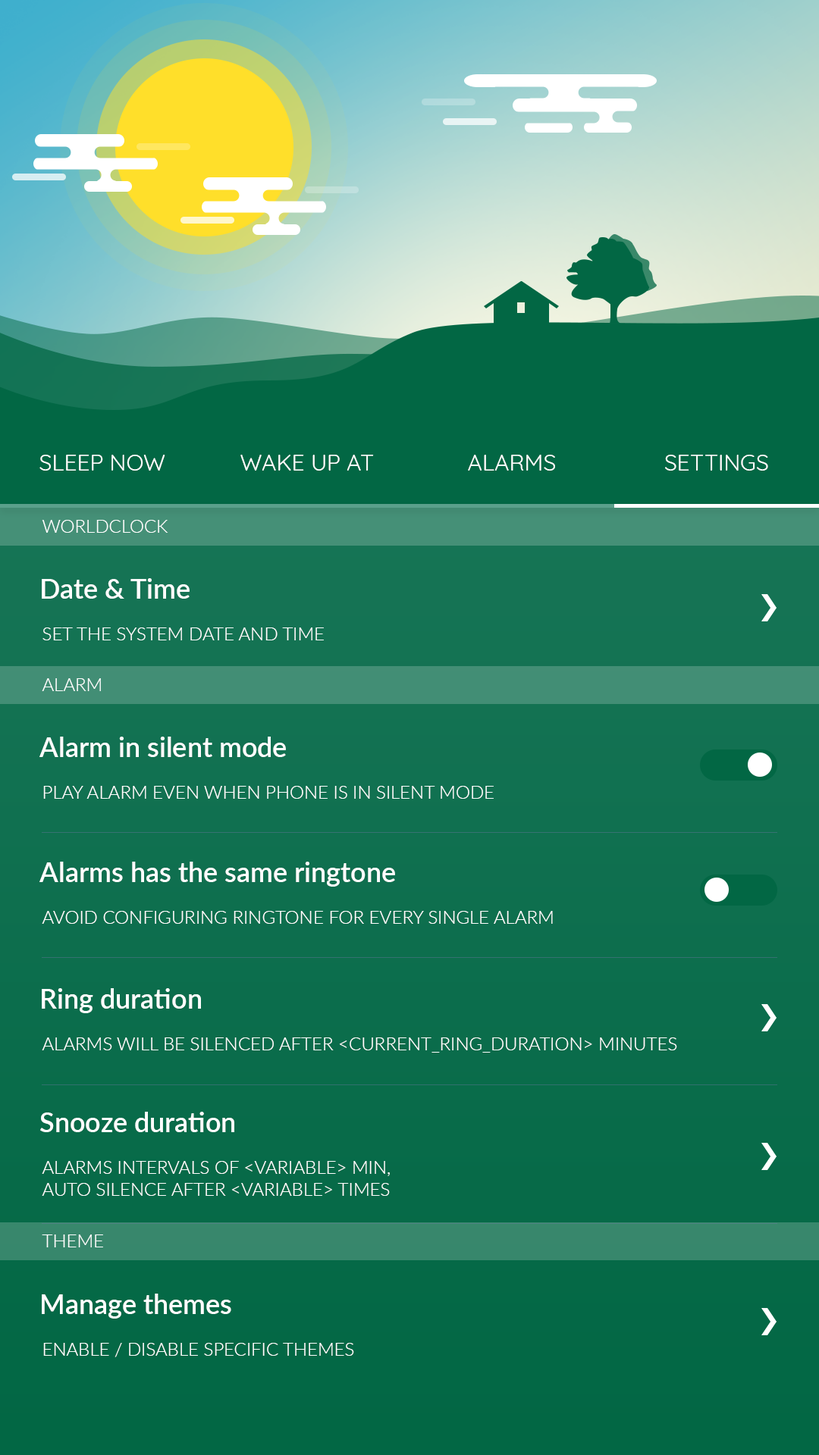
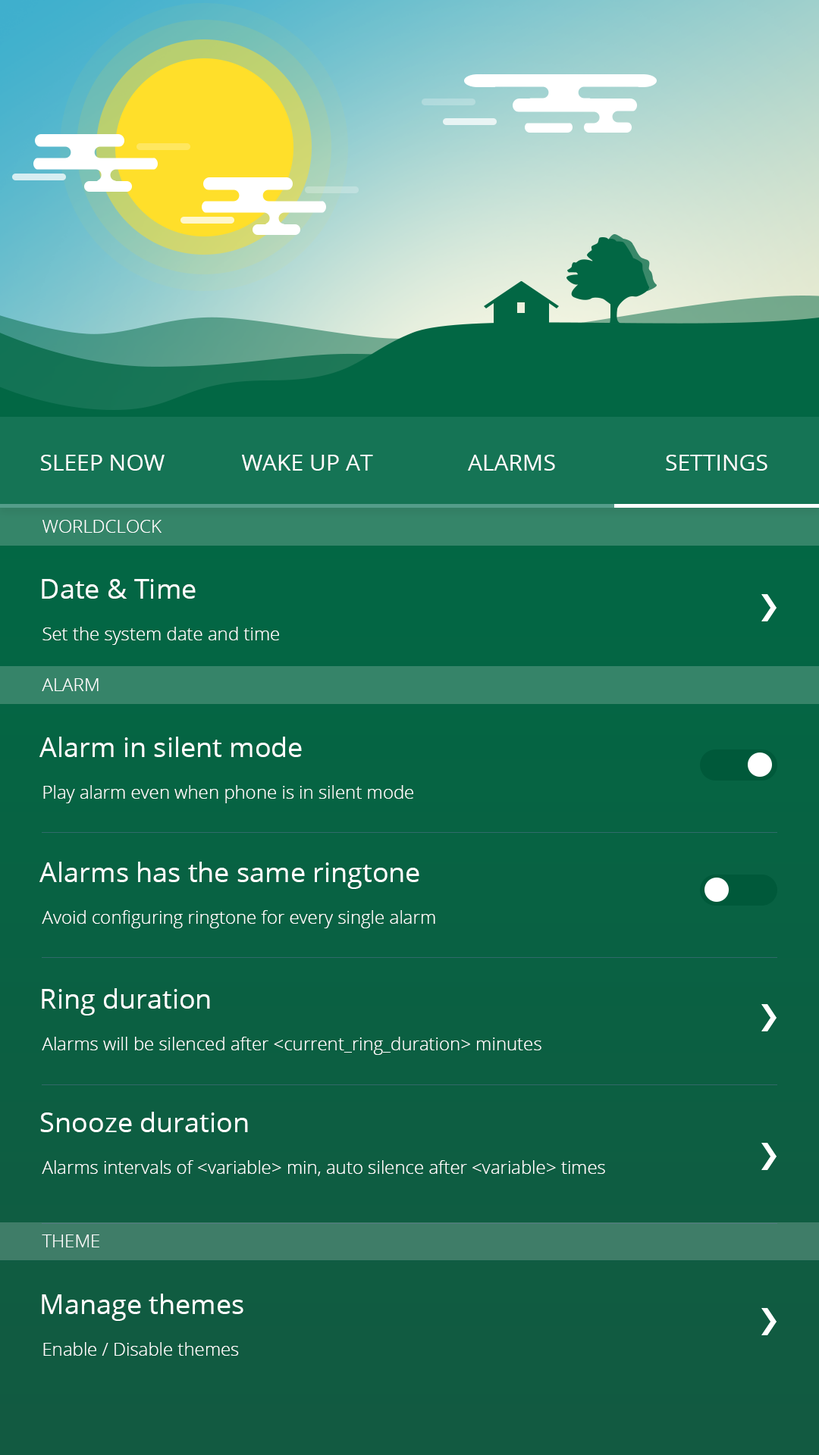
Layer changes from the first 819×1455 image to the second:
painted on "position_bar" over left=0, top=504, right=614, bottom=508
painted on "navbar_background" over left=0, top=416, right=819, bottom=508
painted on "Date & Time" over left=41, top=578, right=196, bottom=599
renamed "SET THE SYSTEM DATE AND TIME" to "Set the system date and time", painted on it over left=42, top=626, right=324, bottom=646
painted on "Alarm in silent mode" over left=39, top=736, right=302, bottom=758
renamed "PLAY ALARM EVEN WHEN PHONE IS IN SILENT MODE" to "Play alarm even when phone is in silent mode", painted on it over left=43, top=785, right=494, bottom=804
painted on "Prostokąt zaokrąglony 1" (1st of 2, in "main" › "BODY" › "alarm" › "category_body" › "silent mode" › "switch_button") over left=699, top=749, right=777, bottom=781
painted on "Alarms has the same ringtone" over left=39, top=861, right=420, bottom=890
renamed "avoid configuring ringtone for every single alarm" to "Avoid configuring ringtone for every single alarm", painted on it over left=41, top=910, right=553, bottom=929
painted on "Prostokąt zaokrąglony 1" (2nd of 2, in "main" › "BODY" › "alarm" › "category_body" › "silent mode kopia" › "switch_button") over left=699, top=874, right=777, bottom=906
painted on "Ring duration" over left=41, top=988, right=210, bottom=1016
painted on "Alarms will be silenced after <current_ring_duration> minutes" over left=41, top=1036, right=677, bottom=1056
painted on "Snooze duration" over left=40, top=1111, right=248, bottom=1133
renamed "Alarms intervals of <variable> min, auto silence after <variab" to "Alarms intervals of <variable> min, auto silence after <variabl", painted on it over left=41, top=1160, right=605, bottom=1197
painted on "Manage themes" over left=41, top=1293, right=244, bottom=1322
renamed "ENABLE / DISABLE SPECIFIC THEMES" to "Enable / Disable themes", painted on it over left=43, top=1342, right=354, bottom=1358
…and 7 more changes (7 painted)
